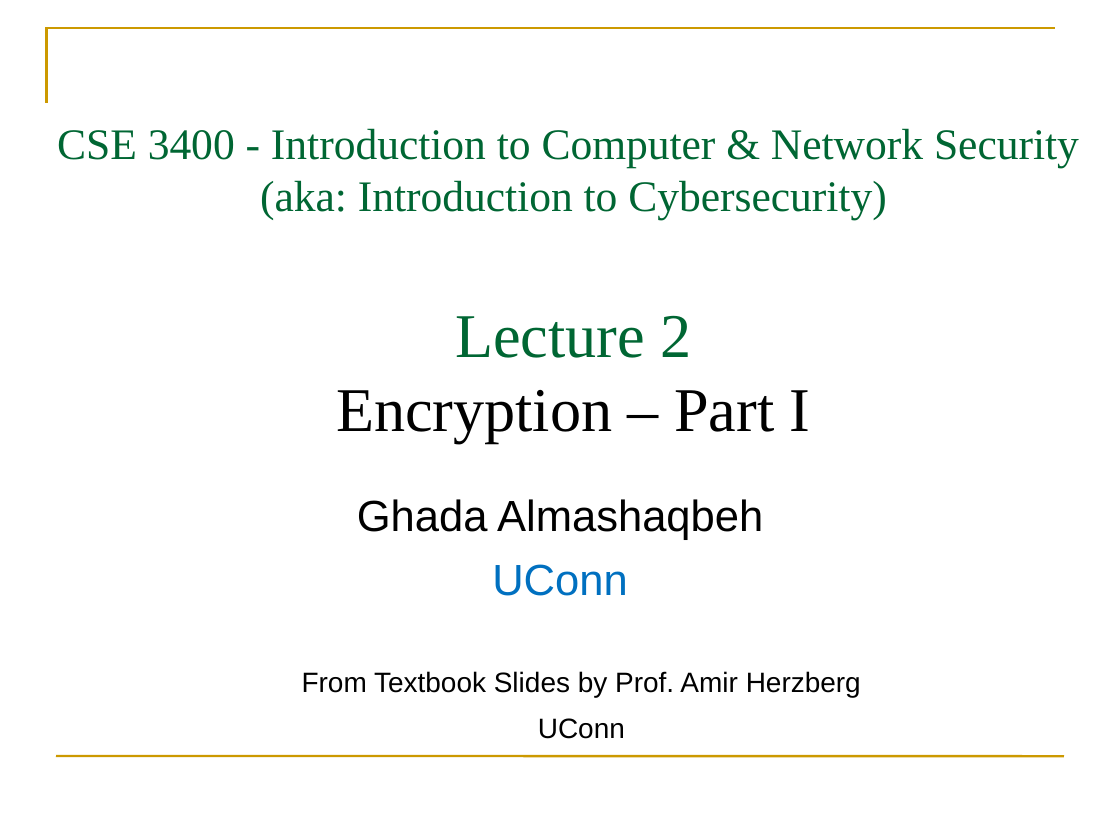
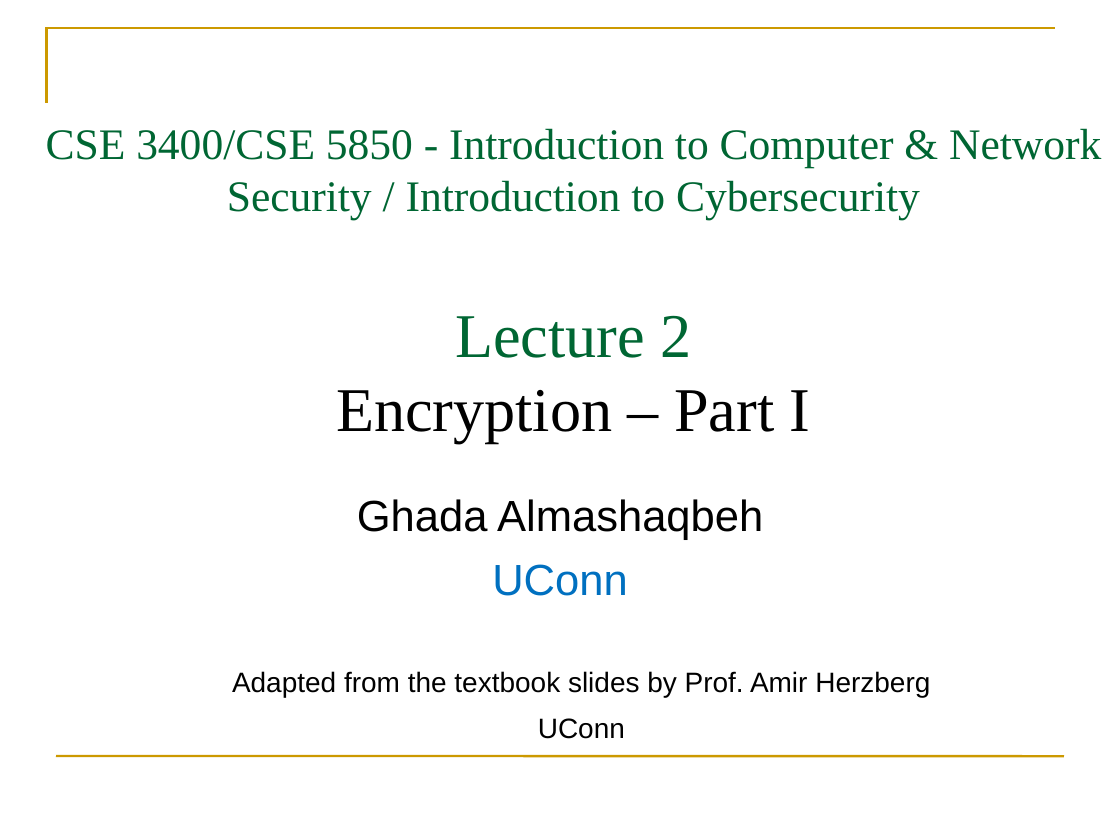
Before and after one commit to GhadaAlmashaqbeh/GhadaAlmashaqbeh.github.io, a slide deck: slide 1 of courses/cse3400-f2024/lecture2.pptx. Drawn at 1120x840 pixels with LibreOffice and Linux fonts; fonts in the diff are those of the drawing. Boxes give left, top, right and bottom in pixels: in the first picture for what was removed or moved away, otherwise in the second. Text is boxed around its words. In the diff, an @@ line names an element or a change of style, - is before the commit and + after.

```diff
--- a/courses/cse3400-f2024/lecture2.pptx
+++ b/courses/cse3400-f2024/lecture2.pptx
@@ title at (x1=46, y1=128, x2=1101, y2=443): text changed @@
-CSE 3400 - Introduction to Computer & Network Security
-(aka: Introduction to Cybersecurity)
-Lecture 2
-Encryption – Part I
+CSE 3400/CSE 5850 - Introduction to Computer & Network Security / Introduction to Cybersecurity
+Lecture 2
+Encryption – Part I
@@ text at (x1=232, y1=671, x2=930, y2=698): text changed @@
-From Textbook Slides by Prof. Amir Herzberg
+Adapted from the textbook slides by Prof. Amir Herzberg
```
Also in this commit, not shown: 7 other slides changed, 5 other files.
